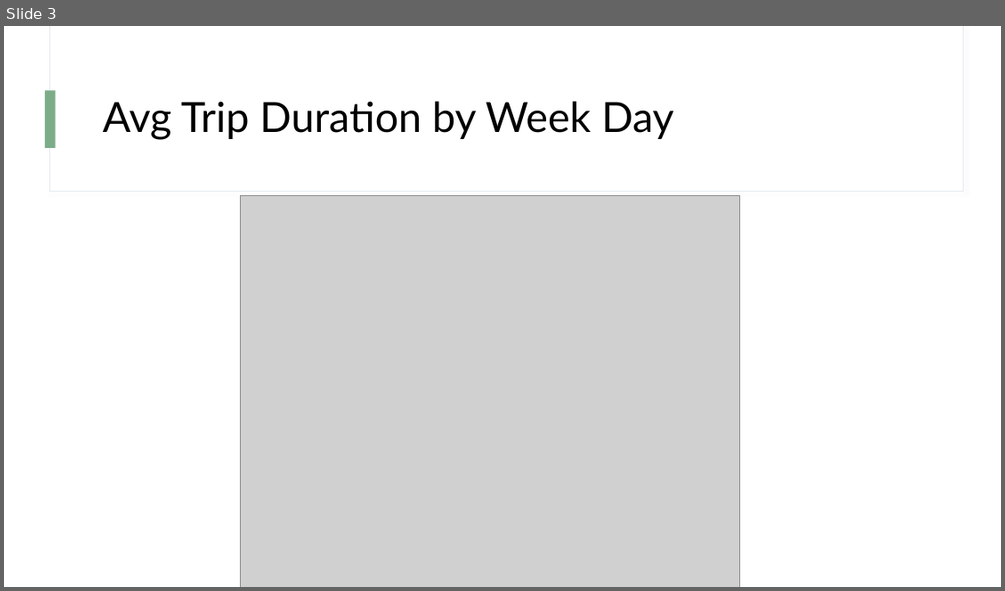
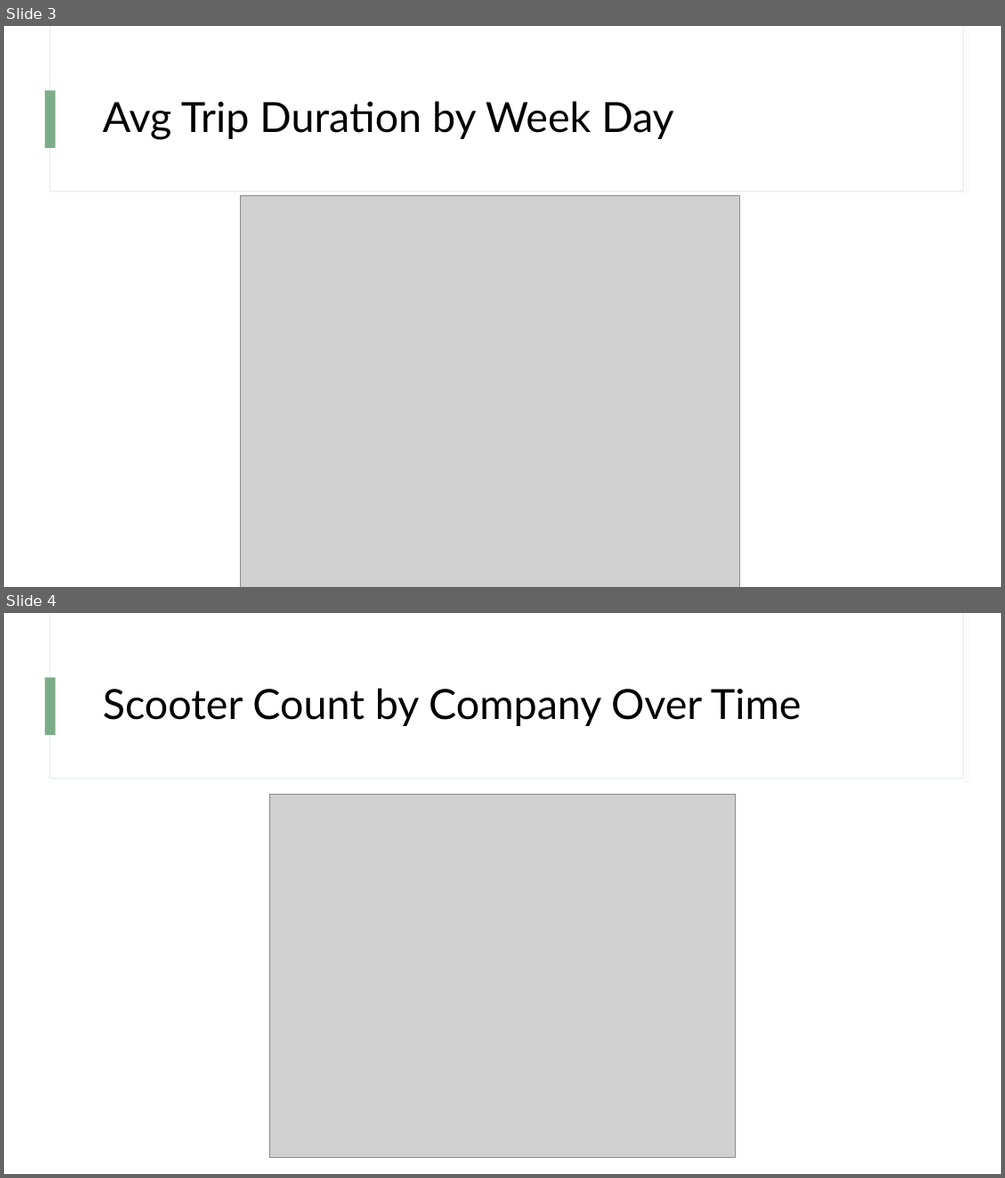
Before and after one commit to NSS-Data-Analytics-Cohort-8/scooter-partner1-whenhugocallsuspythonistas, a slide deck: Scooters.pptx. Shown one above the other, each under a label of ours: slide 3 before the commit, slides 3 and 4 after it. The pictures are 1005x591 and 1005x1178 pixels, drawn with LibreOffice and Linux fonts; fonts in the diff are those of the drawing; grey boxes stand for pictures. Boxes give left, top, right and bottom in pixels: in the first picture for what was removed or moved away, otherwise in the second. Text is boxed around its words. In the diff, an @@ line names an element or a change of style, - is before the commit and + after.

```diff
--- a/Scooters.pptx
+++ b/Scooters.pptx
@@ slide 4 added at (4, 613, 1001, 1174), background #FFFFFF; not listed: 3 template elements that a slide beside it also shows @@
@@ title added at (103, 688, 801, 726), 40 pt, text #000000 @@
+Scooter Count by Company Over Time
@@ picture added at (270, 794, 736, 1158) @@
```
Also in this commit, not shown: 1 slide removed, 5 other files.
